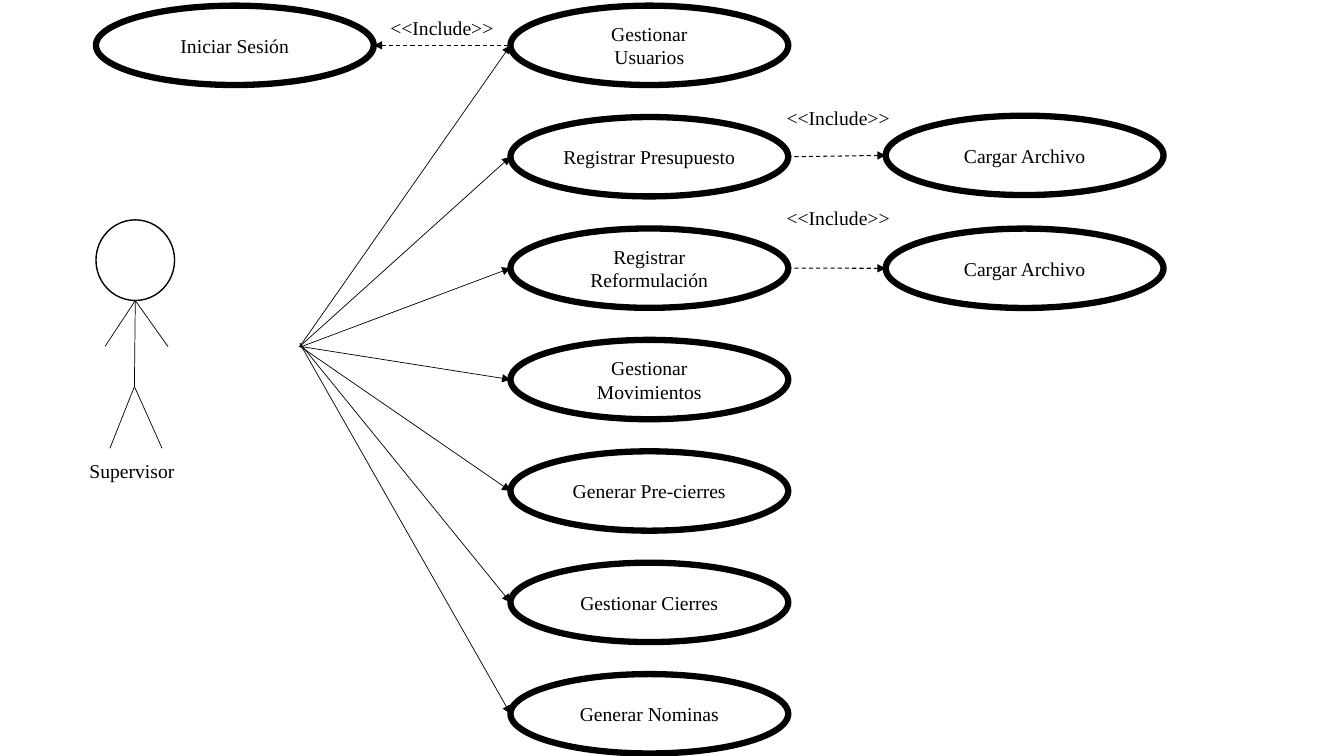
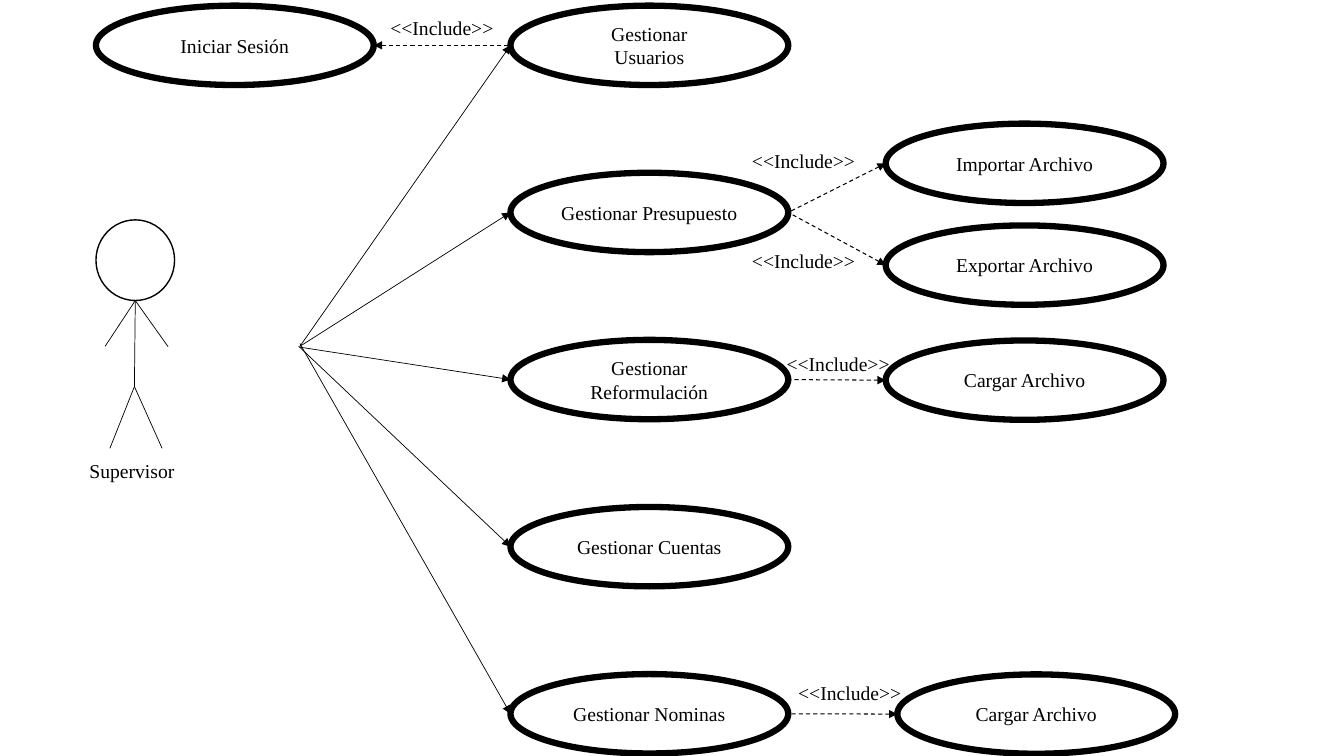
Before and after one commit to jakeyellowblack/UNA, a slide deck: slide 1 of Casos de uso.pptx. Drawn at 1344x756 pixels with LibreOffice and Linux fonts; fonts in the diff are those of the drawing. Boxes give left, top, right and bottom in pixels: in the first picture for what was removed or moved away, otherwise in the second. Text is boxed around its words. In the diff, an @@ line names an element or a change of style, - is before the commit and + after.

Commit message:
Listas de movimientos de reformulaciones y nominas

```diff
--- a/Casos de uso.pptx
+++ b/Casos de uso.pptx
@@ text "<<Include>>": place and size @@
-text "<<Include>>" at (787, 111, 890, 126)
+text "<<Include>>" at (752, 154, 855, 169)
@@ ellipse "Importar Archivo": place and size @@
-ellipse "Importar Archivo" at (886, 116, 1165, 196)
+ellipse "Importar Archivo" at (886, 124, 1165, 204)
@@ ellipse "Gestionar Presupuesto": place and size @@
-ellipse "Gestionar Presupuesto" at (510, 117, 788, 197)
+ellipse "Gestionar Presupuesto" at (510, 172, 788, 252)
@@ arrow moved from (886, 155) - (788, 157) to (886, 163) - (788, 213) @@
@@ text in ellipse at (956, 157, 1093, 176): text changed @@
-Cargar Archivo
+Importar Archivo
@@ text in ellipse at (561, 207, 737, 225): text changed @@
-Registrar Presupuesto
+Gestionar Presupuesto
@@ arrow moved from (300, 347) - (510, 157) to (300, 347) - (510, 213) @@
@@ arrow moved from (298, 346) - (510, 380) to (298, 346) - (510, 546) @@
@@ arrow moved from (300, 347) - (510, 268) to (300, 347) - (510, 380) @@
@@ group removed at (300, 343, 788, 642): 2 ellipses, 2 arrows @@
-Generar Pre-cierres
-Gestionar Cierres
@@ 2 ellipses, 1 arrow: place and size @@
-2 ellipses, 1 arrow at (510, 229, 1165, 309)
+2 ellipses, 1 arrow at (510, 340, 1165, 420)
@@ text "<<Include>>" rewrapped from (787, 211, 890, 226) to (787, 357, 890, 376) @@
@@ text in ellipse at (590, 362, 708, 400): text changed @@
-Registrar Reformulación
+Gestionar Reformulación
@@ ellipse "Gestionar Cuentas": place and size @@
-ellipse "Gestionar Cuentas" at (510, 340, 788, 419)
+ellipse "Gestionar Cuentas" at (510, 507, 788, 587)
@@ text in ellipse at (577, 541, 721, 555): text changed @@
-Gestionar Movimientos
+Gestionar Cuentas
@@ group added at (752, 213, 1176, 754): 2 texts, 2 ellipses, 2 arrows @@
+<<Include>>
+Exportar Archivo
+Cargar Archivo
+<<Include>>
@@ text in ellipse at (573, 708, 725, 722): text changed @@
-Generar Nominas
+Gestionar Nominas
```
Also in this commit, not shown: 2 other slides changed, 10 other files.
